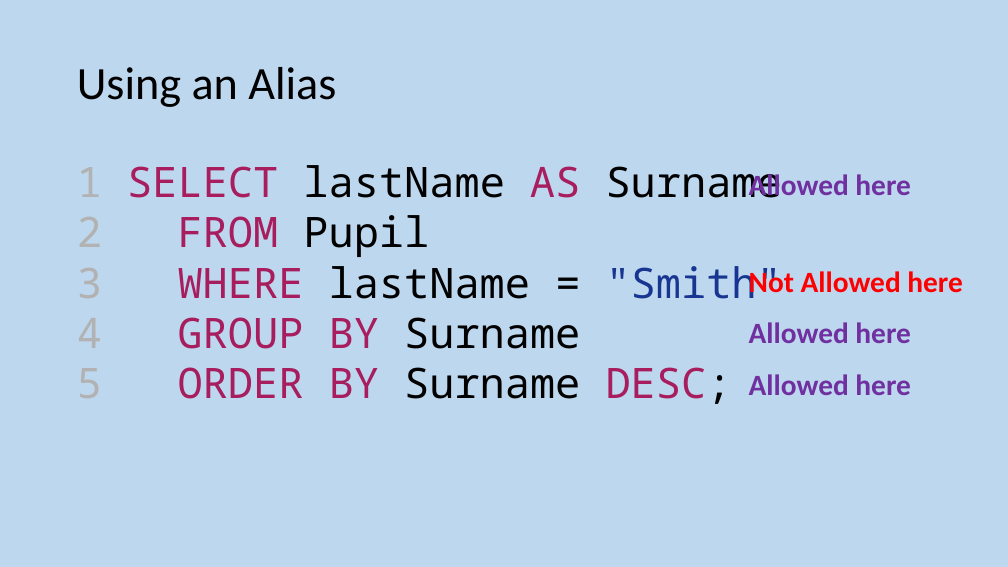
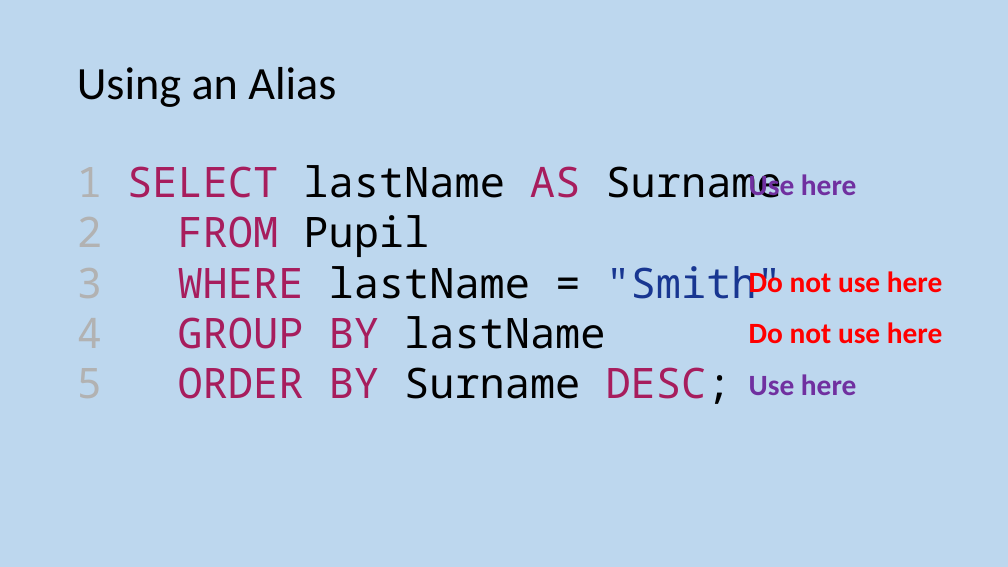
Before and after one commit to MrFriendCS/MrFriendCS.github.io, a slide deck: slide 64 of h-cs/ddd/H CS DDD Slides.pptx. Drawn at 1008x567 pixels with LibreOffice and Linux fonts; fonts in the diff are those of the drawing. Boxes give left, top, right and bottom in pixels: in the first picture for what was removed or moved away, otherwise in the second. Text is boxed around its words. In the diff, an @@ line names an element or a change of style, - is before the commit and + after.

```diff
--- a/h-cs/ddd/H CS DDD Slides.pptx
+++ b/h-cs/ddd/H CS DDD Slides.pptx
@@ text at [749, 174, 856, 198]: text changed @@
-Allowed here
+Use here
@@ text at [749, 268, 942, 298]: text changed @@
-Not Allowed here
+Do not use here
@@ text at [178, 316, 606, 349]: text changed; text colour #A71D5D to #000000 @@
-4 GROUP BY Surname
+4 GROUP BY lastName
@@ text at [749, 322, 942, 344]: text changed; text colour #7030A0 to #FF0000 @@
-Allowed here
+Do not use here
@@ text at [749, 374, 856, 395]: text changed @@
-Allowed here
+Use here
```
Also in this commit, not shown: 5 other files.
